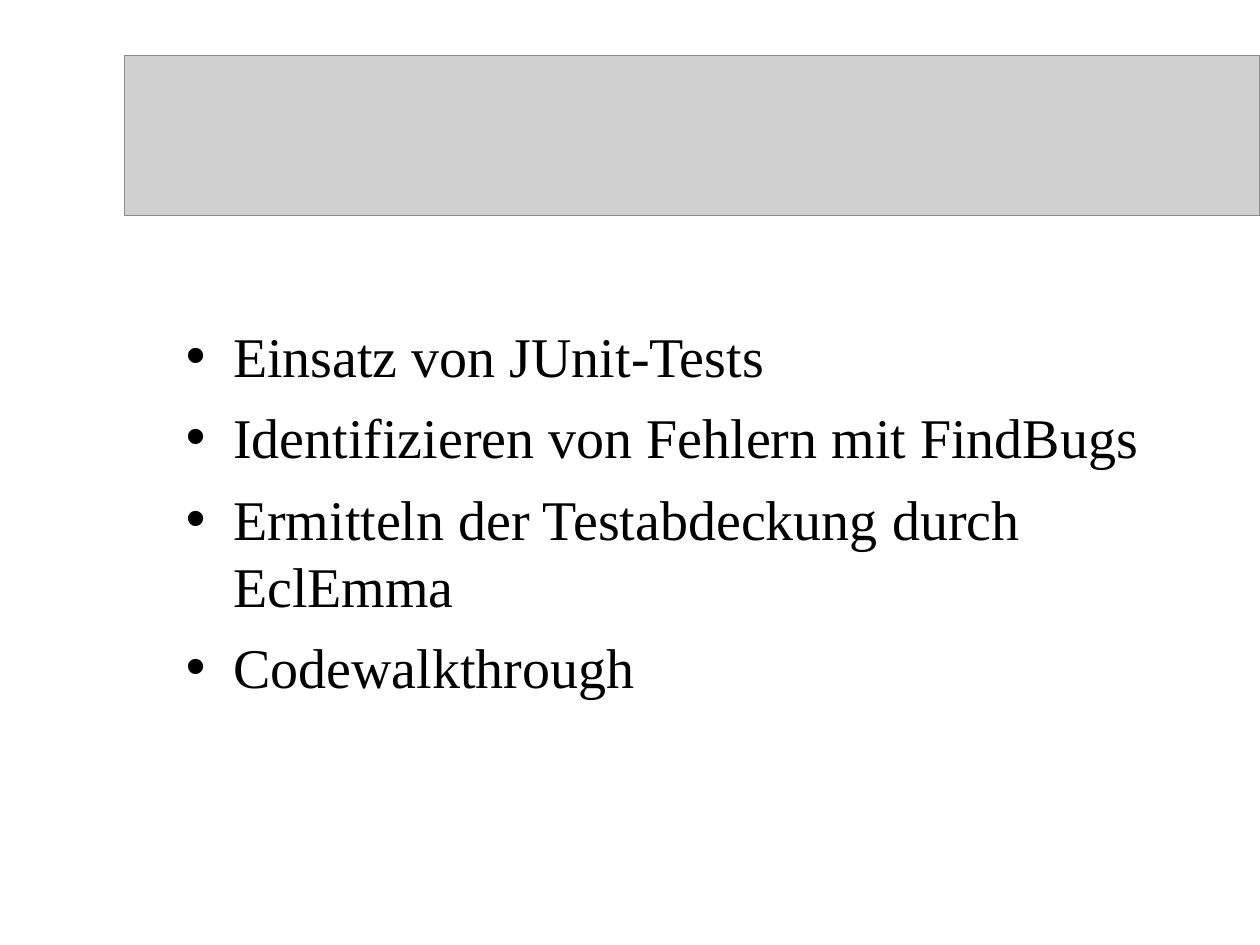
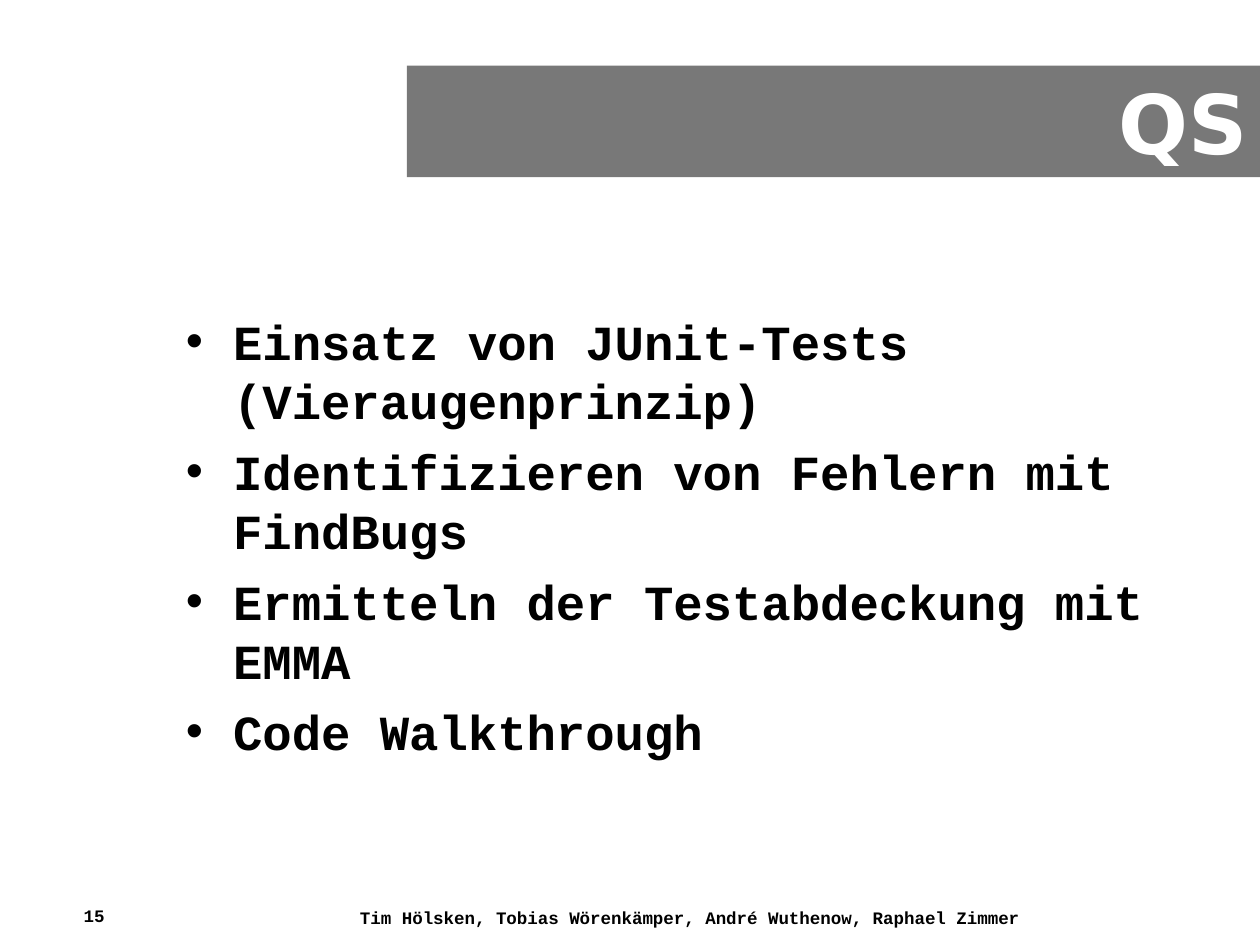
Before and after one commit to timhoelsken/easygoingcalculatorwithoutnumbers, a slide deck: slide 15 of Calculator/misc/documents/Praesentation.ppt. Drawn at 1260x945 pixels with LibreOffice and Linux fonts; fonts in the diff are those of the drawing; grey boxes stand for pictures; background and template pictures are left out. Boxes give left, top, right and bottom in pixels: in the first picture for what was removed or moved away, otherwise in the second. Text is boxed around its words. In the diff, an @@ line names an element or a change of style, - is before the commit and + after.

Commit message:
% style + headings

```diff
--- a/Calculator/misc/documents/Praesentation.ppt
+++ b/Calculator/misc/documents/Praesentation.ppt
@@ picture removed at bbox=[125, 55, 1260, 215] @@
@@ rectangle added at bbox=[407, 66, 1260, 178], fill #000000 at 53% opacity, 47 pt, text #FFFFFF, bold @@
+QS
@@ text at bbox=[233, 325, 908, 430]: text changed; size 32 to 28 pt; font Times New Roman to Courier New; bold on @@
-• Einsatz von JUnit-Tests
+• Einsatz von JUnit-Tests (Vieraugenprinzip)
@@ text at bbox=[233, 455, 1114, 560]: size 32 to 28 pt, font Times New Roman to Courier New, bold on in "Identifizieren von Fehlern mit FindBugs"; less space between paragraphs @@
@@ text at bbox=[233, 585, 1143, 761]: text changed; size 32 to 28 pt; font Times New Roman to Courier New; bold on @@
-• Ermitteln der Testabdeckung durch EclEmma
-• Codewalkthrough
+• Ermitteln der Testabdeckung mit EMMA
+• Code Walkthrough
@@ page number added at bbox=[84, 910, 105, 922], 10 pt, text #000000, bold @@
+15
@@ text added at bbox=[360, 911, 1019, 928], 10 pt, text #000000, bold @@
+Tim Hölsken, Tobias Wörenkämper, André Wuthenow, Raphael Zimmer
```
Also in this commit, not shown: 7 other slides changed, 10 slides added, 10 slides removed.
